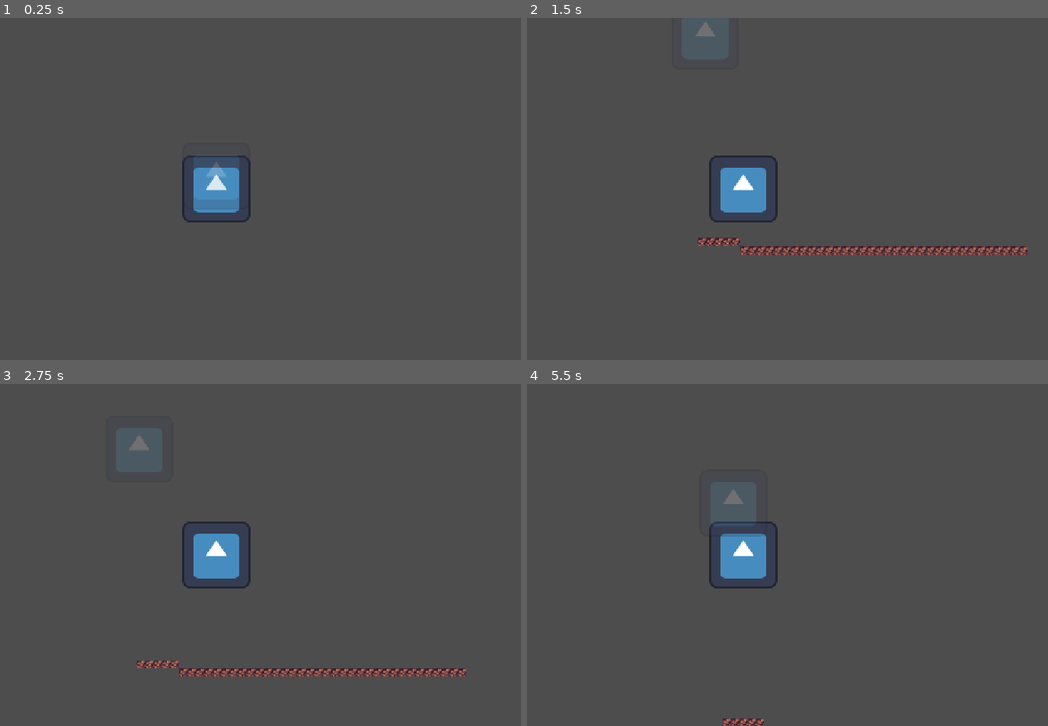
Above: before the commit, frames 1-4 (two rows, left to right).
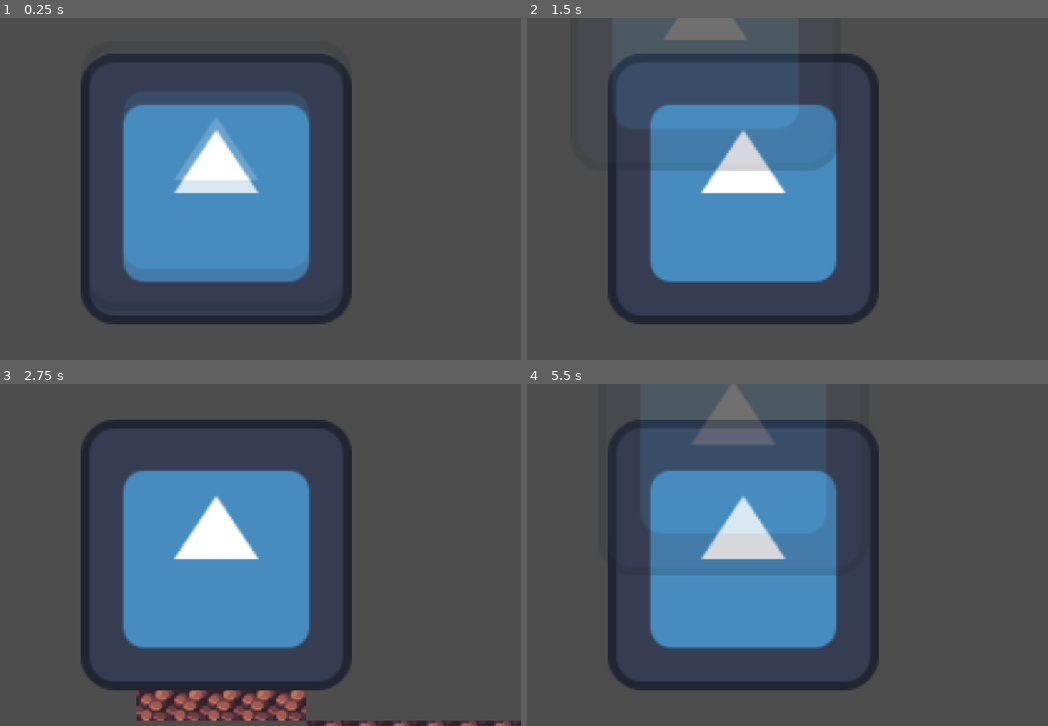
Above: after the commit, the same moments.

Repository: astraeusceasar/Time-Traveling-Knight-Who-Collects-Pennies
Game: Godot game, scene res://scenes/main.tscn
The game is run twice, just before and just after one commit, with the same random seed, the same clock (stepped at 60 frames per second) and the same inputs. The engine's default icon, where the game draws it, is replaced by a stand-in: a white triangle on a blue panel in a dark square.
Inputs (mouse positions are in pixels of both pictures, inside the frame that each line leads up to):
- Up to frame 1 (0.25 s): no input
- Up to frame 2 (1.5 s): tap Enter at 0.5 s; move the mouse to (876, 171) at 0.52 s; hold D (right) from 0.53 s (still down); tap Space (rewind) at 0.6 s; click (876, 171) at 0.67 s; tap W (up) at 0.77 s; move the mouse to (620, 206) at 1.27 s; tap Shift (sprint) at 1.35 s
- Up to frame 3 (2.75 s): tap W (up) at 1.52 s; move the mouse to (276, 479) at 2.02 s; release D (right) at 2.03 s; hold A (left) from 2.03 s (still down); tap Alt at 2.1 s
- Up to frame 4 (5.5 s): move the mouse to (714, 623) at 2.77 s; release A (left) at 2.78 s; hold D (right) 2.78-4.28 s; tap Space (rewind) at 2.85, 5.1 s; click (714, 623) at 2.92 s; tap W (up) at 3.02, 3.77, 4.52 s; move the mouse to (928, 606) at 3.52 s; hold Shift (sprint) 3.53-4.28 s; move the mouse to (558, 503) at 4.27 s; hold A (left) 4.28-5.03 s; tap Alt at 4.35 s; move the mouse to (771, 555) at 5.02 s; hold D (right) from 5.03 s (still down); click (771, 555) at 5.17 s

The runs differ from the first frame. In frame 1, 26% of the frame differs, in the area x 15-68%, y 10-90%; in frame 2, 30%, in the area x 15-97%, y 0-90%; in frame 3, 29%; in frame 4, 30%.

Commit message:
Player and sword and attack

Diff:
--- a/haven/project.godot
+++ b/haven/project.godot
@@ -60,6 +60,11 @@
 , Object(InputEventKey,"resource_local_to_scene":false,"resource_name":"","device":-1,"window_id":0,"alt_pressed":false …(186 unchanged characters)…
 ]
 }
+attack={
+"deadzone": 0.2,
+"events": [Object(InputEventKey,"resource_local_to_scene":false,"resource_name":"","device":-1,"window_id":0,"alt_pressed":false,"shift_pressed":false,"ctrl_pressed":false,"meta_pressed":false,"pressed":false,"keycode":0,"physical_keycode":75,"key_label":0,"unicode":107,"location":0,"echo":false,"script":null)
+]
+}
 
 [physics]
 
--- a/haven/scenes/main.tscn
+++ b/haven/scenes/main.tscn
@@ -6,5 +6,7 @@
 [node name="main" type="Node2D" unique_id=1696732936]
 
 [node name="Level" parent="." unique_id=45609090 instance=ExtResource("1_0wfyh")]
+scale = Vector2(4, 4)
 
 [node name="Player" parent="." unique_id=1714467073 instance=ExtResource("2_sugp2")]
+scale = Vector2(4, 4)
Binary file added: haven/assets/FreeCharactersAnimationsAssetPack/AsepriteFiles/Human_Soldier_Sword_Shield.aseprite
Binary file added: haven/assets/FreeCharactersAnimationsAssetPack/AsepriteFiles/Monster_Slime.aseprite
Not shown, added: haven/assets/FreeCharactersAnimationsAssetPack/Contact.txt
Not shown, added: haven/assets/FreeCharactersAnimationsAssetPack/License.txt
Binary file added: haven/assets/FreeCharactersAnimationsAssetPack/SpriteSheets(96x96)/Human_Soldier_Sword_Shield/No_Shadows/Human_Soldier_Sword_Shield-Sheet.png
Not shown, added: haven/assets/FreeCharactersAnimationsAssetPack/SpriteSheets(96x96)/Human_Soldier_Sword_Shield/No_Shadows/Human_Soldier_Sword_Shield-Sheet.png.import
Binary file added: haven/assets/FreeCharactersAnimationsAssetPack/SpriteSheets(96x96)/Human_Soldier_Sword_Shield/No_Shadows/Human_Soldier_Sword_Shield_Attack1-Sheet.png
Not shown, added: haven/assets/FreeCharactersAnimationsAssetPack/SpriteSheets(96x96)/Human_Soldier_Sword_Shield/No_Shadows/Human_Soldier_Sword_Shield_Attack1-Sheet.png.import
Binary file added: haven/assets/FreeCharactersAnimationsAssetPack/SpriteSheets(96x96)/Human_Soldier_Sword_Shield/No_Shadows/Human_Soldier_Sword_Shield_Attack2-Sheet.png
Not shown, added: haven/assets/FreeCharactersAnimationsAssetPack/SpriteSheets(96x96)/Human_Soldier_Sword_Shield/No_Shadows/Human_Soldier_Sword_Shield_Attack2-Sheet.png.import
Binary file added: haven/assets/FreeCharactersAnimationsAssetPack/SpriteSheets(96x96)/Human_Soldier_Sword_Shield/No_Shadows/Human_Soldier_Sword_Shield_Block-Sheet.png
Not shown, added: haven/assets/FreeCharactersAnimationsAssetPack/SpriteSheets(96x96)/Human_Soldier_Sword_Shield/No_Shadows/Human_Soldier_Sword_Shield_Block-Sheet.png.import
(and 100 more such lines)
